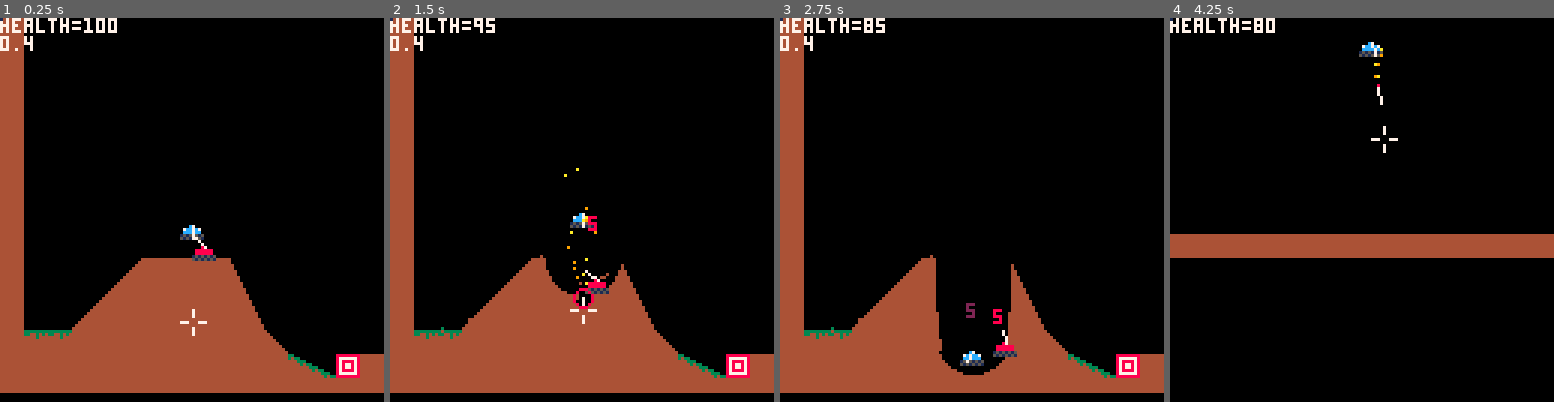
Above: before the commit, frames 1-4 (left to right).
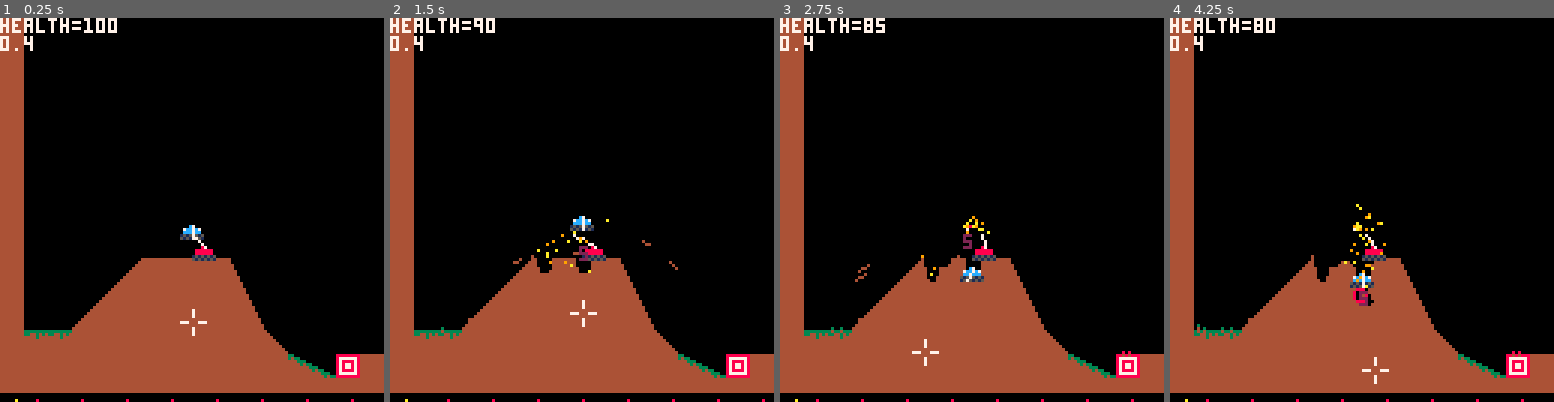
Above: after the commit, the same moments.

Repository: MarrMann/tanks.p8
Game: PICO-8 cartridge tanks.p8
Two runs of this game, one before a commit and one after it. Both use one fixed random seed, a clock stepped at 60 frames per second and the inputs below.
Inputs:
- Up to frame 1 (0.25 s): no input
- Up to frame 2 (1.5 s): tap X (X key) at 0.33, 1.07 s
- Up to frame 3 (2.75 s): hold Right 1.6-2.1 s; tap X (X key) at 1.85 s; hold Up 2.15-2.42 s; hold Right from 2.47 s (still down)
- Up to frame 4 (4.25 s): tap X (X key) at 2.97, 4.08 s; release Right at 3.03 s; hold Left 3.08-3.58 s; hold Down 3.63-3.97 s; hold Right from 4.02 s (still down)

The runs differ from the first frame. In frame 1, less than 0.1% of the frame differs, in the area x 0-93%, y 0-100%; in frame 2, 2.4%; in frame 3, 6.0%; in frame 4, 32%, in the area x 0-100%, y 0-100%.

Commit message:
added shot timer for enemies

Diff:
--- a/tanks.p8
+++ b/tanks.p8
@@ -35,6 +35,7 @@
 	draw_particles()
 	draw_explosions()
 	draw_types()
+	draw_ui()
 end
 
 function get_entity_id()
@@ -388,7 +389,7 @@
 		 add(exps, {
 		 	x=ex_x,
 		 	y=ex_y,
-		 	r=12,
+		 	r=2,
 		 	cur_r=1,
 		 	hit_ids={},
 		 	dmg=5,
@@ -437,7 +438,6 @@
 end
 
 function draw_shots()
-	pset(0,0,1)
 	for i=#shots,1,-1 do
 		s = shots[i]
 		local dx = (s.x+s.xvel) - s.x
@@ -865,8 +865,8 @@
 		 		pow=0.5,
 					health=25,
 					is_knocked=false,
-					cd=150,
-					cur_cd=150
+					cd=15,
+					cur_cd=15
 		 	})
 			end
 		end
@@ -949,10 +949,28 @@
 -->8
 // todo
 
+//*player shot timer
+
 // update target hitting
 //it should count as a hit as
 //soon as the target itself gets
 //deformed
+-->8
+//ui
+function draw_ui()
+	pset(5,127,10)
+ for e in all(dumb_enemies) do
+		draw_cd(e.cur_cd,e.cd,127)
+ end
+end
+
+function draw_cd(cur_cd,cd,y)
+	local cddraw=cur_cd+5
+	while cddraw < 128 do
+		pset(cddraw,y,8)
+		cddraw+=cd
+	end
+end
 __gfx__
 00000000000000003333333344444444444440004000000000000000330000004000000000000004000000000000000000000000000000000000000000000000
 00000000000000003344343444444444444440004000000000000000343300004400000000000044000000000000000000000000000000000000000000000000
